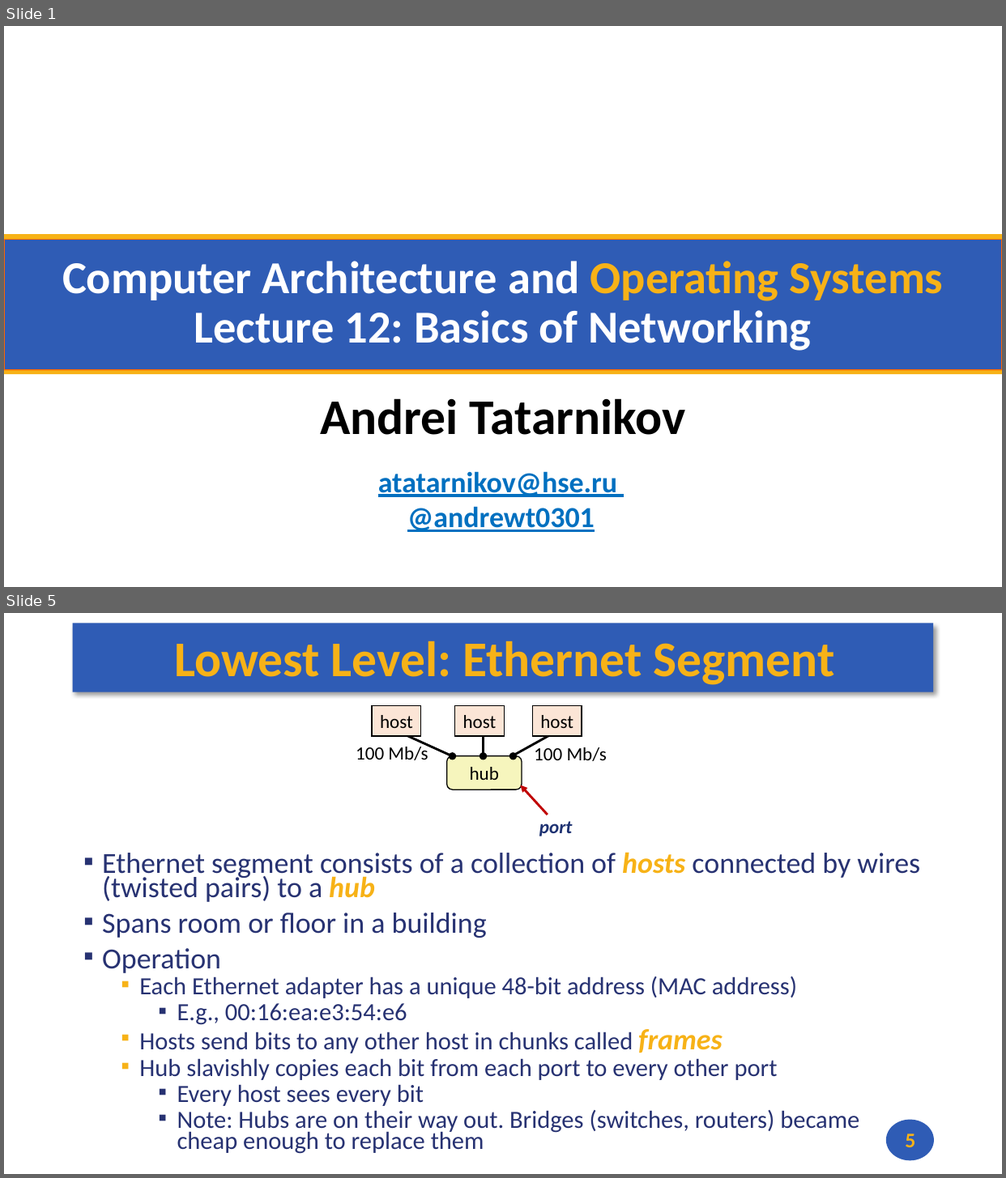
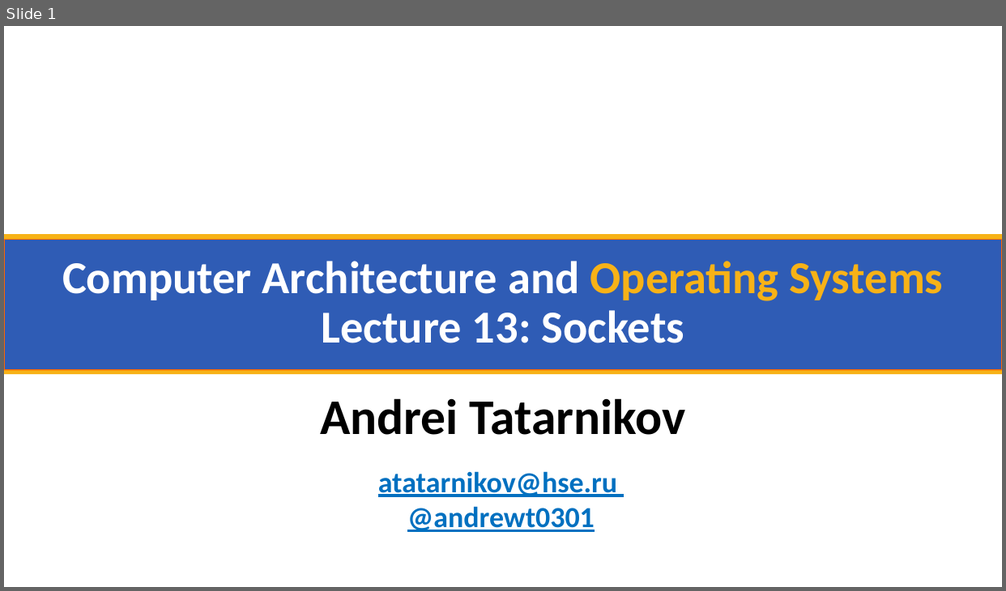
Before and after one commit to andrewt0301/hse-acos-course, a slide deck: docs/part2os/13_Sockets/OS_Lecture_13.pptx. Shown one above the other, each under a label of ours: slides 1 and 5 before the commit, slide 1 after it; the slides between them are not shown. The pictures are 1006x1178 and 1006x591 pixels, drawn with LibreOffice and Linux fonts; fonts in the diff are those of the drawing; background and template pictures are left out. Boxes give left, top, right and bottom in pixels: in the first picture for what was removed or moved away, otherwise in the second. Text is boxed around its words. In the diff, an @@ line names an element or a change of style, - is before the commit and + after.

```diff
--- a/docs/part2os/13_Sockets/OS_Lecture_13.pptx
+++ b/docs/part2os/13_Sockets/OS_Lecture_13.pptx
@@ slide 5 removed at bbox=[4, 613, 1002, 1174], background #FFFFFF @@
@@ rectangle removed at bbox=[73, 624, 934, 692] @@
@@ title removed at bbox=[174, 641, 834, 685] @@
-Lowest Level: Ethernet Segment
@@ rectangle removed at bbox=[372, 706, 421, 736] @@
-host
@@ rectangle removed at bbox=[454, 706, 504, 736] @@
-host
@@ rectangle removed at bbox=[533, 706, 582, 736] @@
-host
@@ line removed from (399, 732) to (468, 764) @@
@@ line removed from (484, 732) to (484, 757) @@
@@ line removed from (555, 732) to (499, 764) @@
@@ text removed at bbox=[356, 743, 428, 760] @@
-100 Mb/s
@@ rounded rectangle removed at bbox=[447, 756, 522, 790] @@
-hub
@@ ellipse removed at bbox=[449, 752, 456, 760] @@
@@ ellipse removed at bbox=[479, 752, 487, 760] @@
@@ ellipse removed at bbox=[509, 752, 517, 760] @@
@@ text removed at bbox=[534, 744, 607, 761] @@
-100 Mb/s
@@ arrow removed from (548, 815) to (521, 786) @@
@@ text removed at bbox=[539, 821, 572, 837] @@
-port
@@ text removed at bbox=[102, 852, 920, 1154] @@
-▪ Ethernet segment consists of a collection of hosts connected by wires (twisted pairs) to a hub
-▪ Spans room or floor in a building
-▪ Operation
-  ▪ Each Ethernet adapter has a unique 48-bit address (MAC address)
-    ▪ E.g., 00:16:ea:e3:54:e6
-  ▪ Hosts send bits to any other host in chunks called frames
-  ▪ Hub slavishly copies each bit from each port to every other port
-    ▪ Every host sees every bit
-    ▪ Note: Hubs are on their way out. Bridges (switches, routers) became cheap enough to replace them
@@ ellipse removed at bbox=[886, 1120, 934, 1161] @@
@@ page number removed at bbox=[905, 1134, 915, 1148] @@
-5
@@ slide 1 changed as well @@
@@ title at bbox=[62, 261, 943, 344]: text changed @@
-Computer Architecture and Operating Systems
-Lecture 12: Basics of Networking
+Computer Architecture and Operating Systems
+Lecture 13: Sockets
```
Also in this commit, not shown: 26 slides added, 29 other slides removed, 2 other files.
